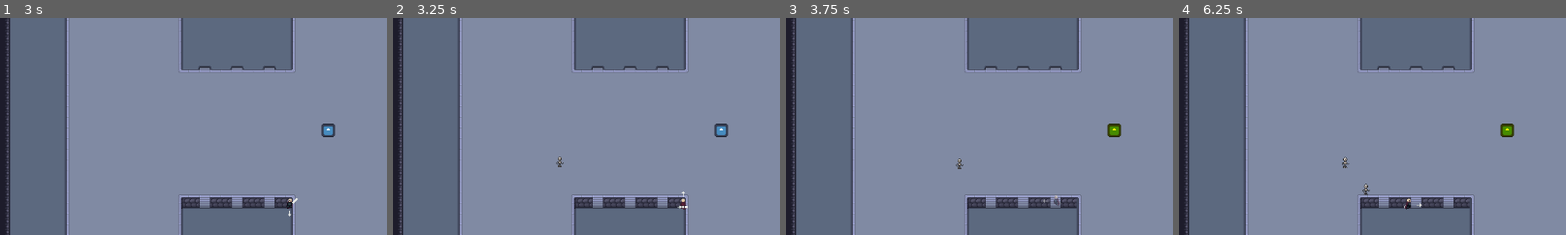
Above: before the commit, frames 1-4 (left to right).
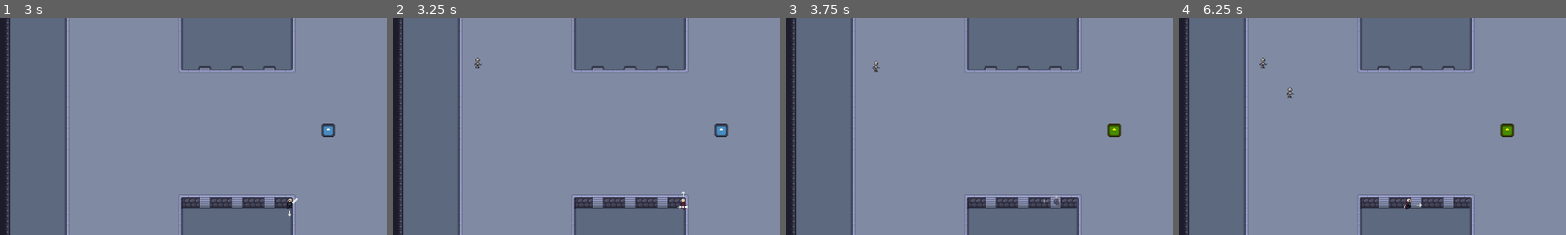
Above: after the commit, the same moments.

Repository: itspeanutzy/Tubes-Group17
Game: Godot game, scene res://Scene/main.tscn
The game is run twice, just before and just after one commit, with the same random seed, the same clock (stepped at 60 frames per second) and the same inputs. This scene is started directly instead of the project's main scene. The engine's default icon, where the game draws it, is replaced by a stand-in: a white triangle on a blue panel in a dark square.
Inputs (mouse positions are % of the whole screen's width and height, from its top left):
- Up to frame 1 (3 s): tap Enter at 0.5, 2.75 s; move the mouse to (72, 45) at 0.52 s; hold D (walk_right) 0.53-1.28 s; click (72, 45) at 0.6 s; move the mouse to (30, 55) at 1.27 s; hold S (walk_down) 1.28-2.03 s; tap Shift (dodge) at 1.35 s; tap Space at 2 s; move the mouse to (60, 28) at 2.02 s; hold D (walk_right) 2.03-2.78 s; hold Right mouse button (guard) 2.03-2.78 s; move the mouse to (45, 70) at 2.77 s; hold W (walk_up) from 2.78 s (still down); click (45, 70) at 2.85 s
- Up to frame 2 (3.25 s): keep holding W (walk_up)
- Up to frame 3 (3.75 s): move the mouse to (80, 65) at 3.52 s; release W (walk_up) at 3.53 s; hold A (walk_left) from 3.53 s (still down); tap Shift (dodge) at 3.6 s
- Up to frame 4 (6.25 s): tap Space at 4.25 s; move the mouse to (20, 35) at 4.27 s; right-click (20, 35) at 4.35 s; move the mouse to (55, 50) at 5.02 s; release A (walk_left) at 5.03 s; hold S (walk_down) 5.03-5.78 s; click (55, 50) at 5.1 s; tap Enter at 5.75 s; move the mouse to (35, 25) at 5.77 s; hold D (walk_right) from 5.78 s (still down); tap Shift (dodge) at 5.85 s
The pictures show only the part of the screen within x 0-50%, y 13-63%; the shares and areas given below are measured in that part.

Frame 1 is identical in both runs. In frame 2, 0.1% of the frame differs, in the area x 21-45%, y 18-69%; in frame 3, 0.1%; in frame 4, 0.2%, in the area x 20-50%, y 18-82%.

Commit message:
fix(enemy): perbaiki posisi spawn, tambah batas musuh dan area spawn

Diff:
--- a/Script/enemy_spawn.gd
+++ b/Script/enemy_spawn.gd
@@ -21,7 +21,5 @@
 	if enemy_scene == null: return
 
 	var enemy = enemy_scene.instantiate()
-
+	add_child(enemy)
 	enemy.global_position = global_position
-
-	add_child(enemy)
